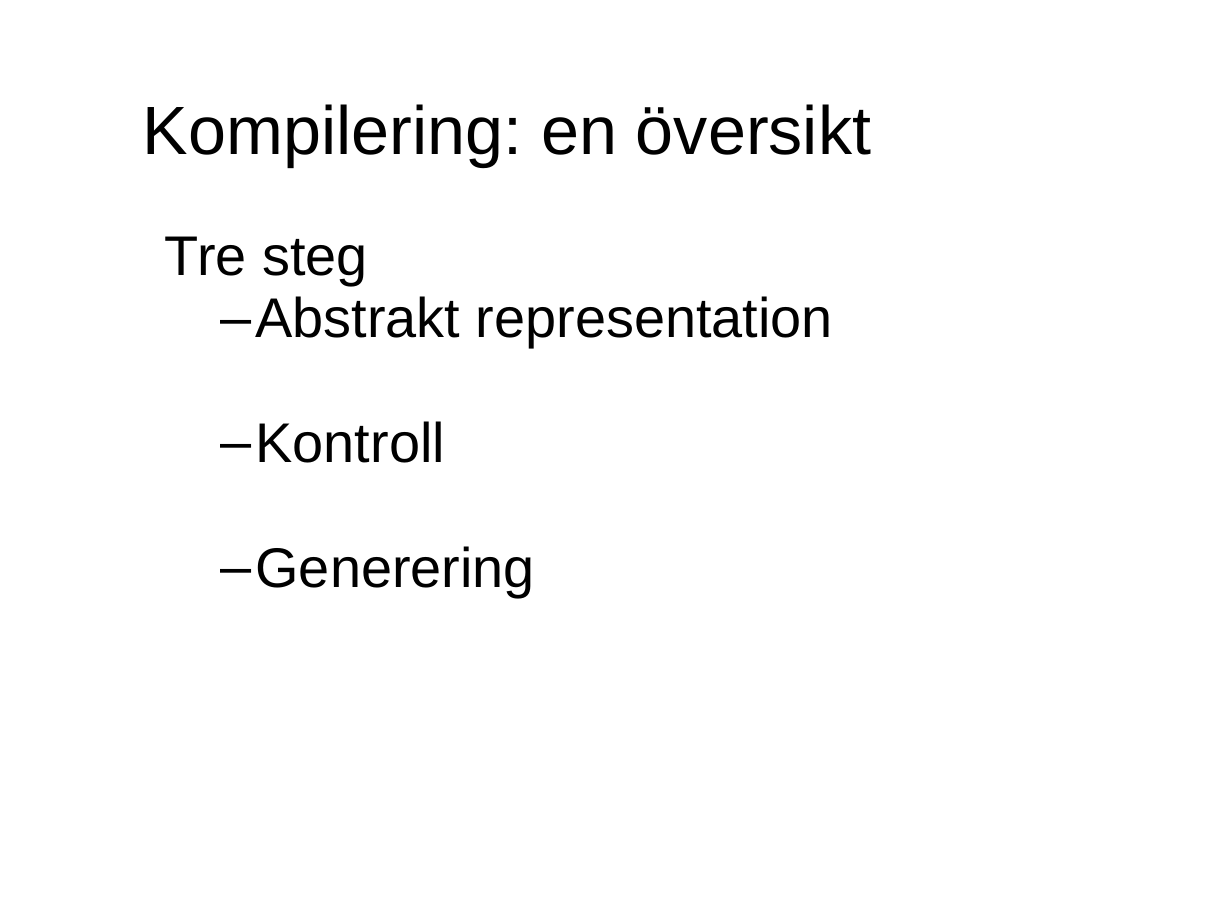
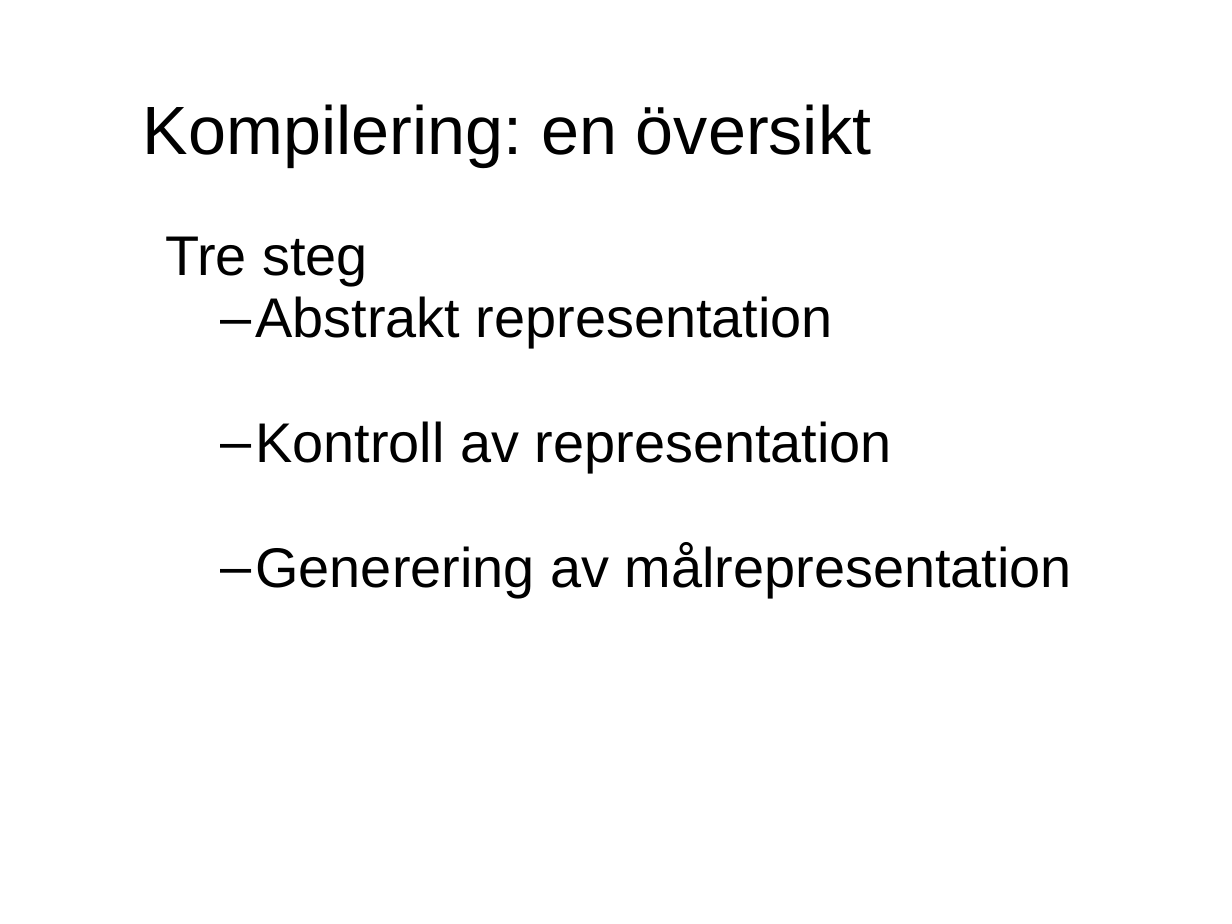
Before and after one commit to evilcandybag/JSHC, a slide deck: slide 33 of report/presentation.ppt (slide 32 before the commit). Drawn at 1232x924 pixels with LibreOffice and Linux fonts; fonts in the diff are those of the drawing. Boxes give left, top, right and bottom in pixels: in the first picture for what was removed or moved away, otherwise in the second. Text is boxed around its words. In the diff, an @@ line names an element or a change of style, - is before the commit and + after.

```diff
--- a/report/presentation.ppt
+++ b/report/presentation.ppt
@@ text at box(255, 421, 1072, 597): text changed @@
-  – Kontroll
-  – Generering
+  – Kontroll av representation
+  – Generering av målrepresentation
```
Also in this commit, not shown: 12 other slides changed, 9 slides added, 1 slide removed, 2 other files.
